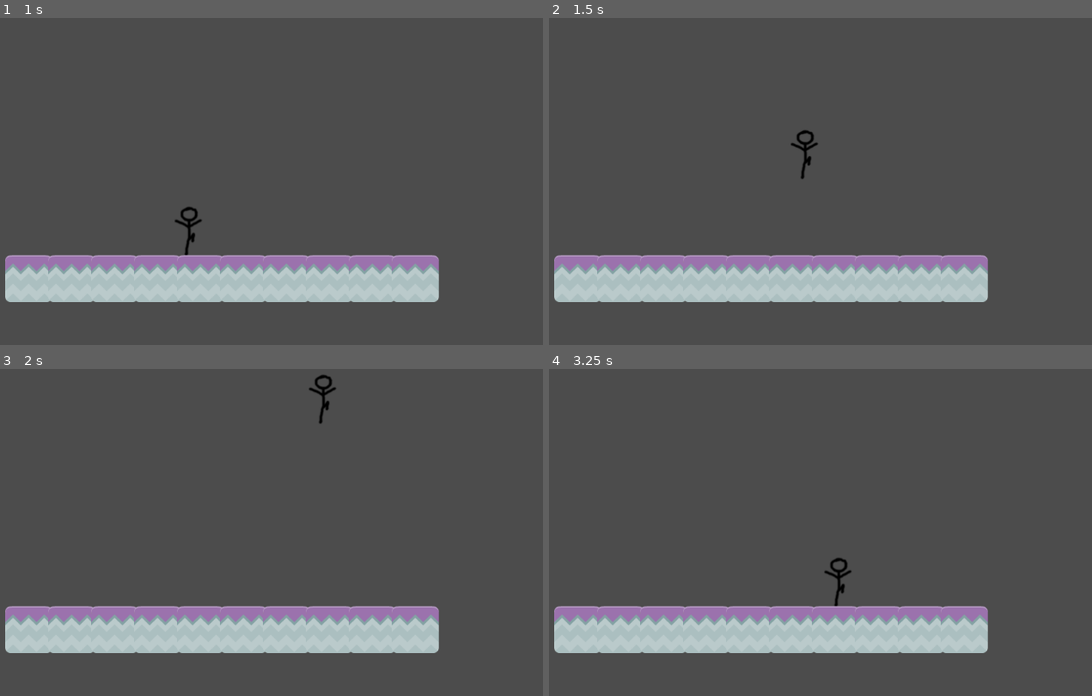
Above: before the commit, frames 1-4 (two rows, left to right).
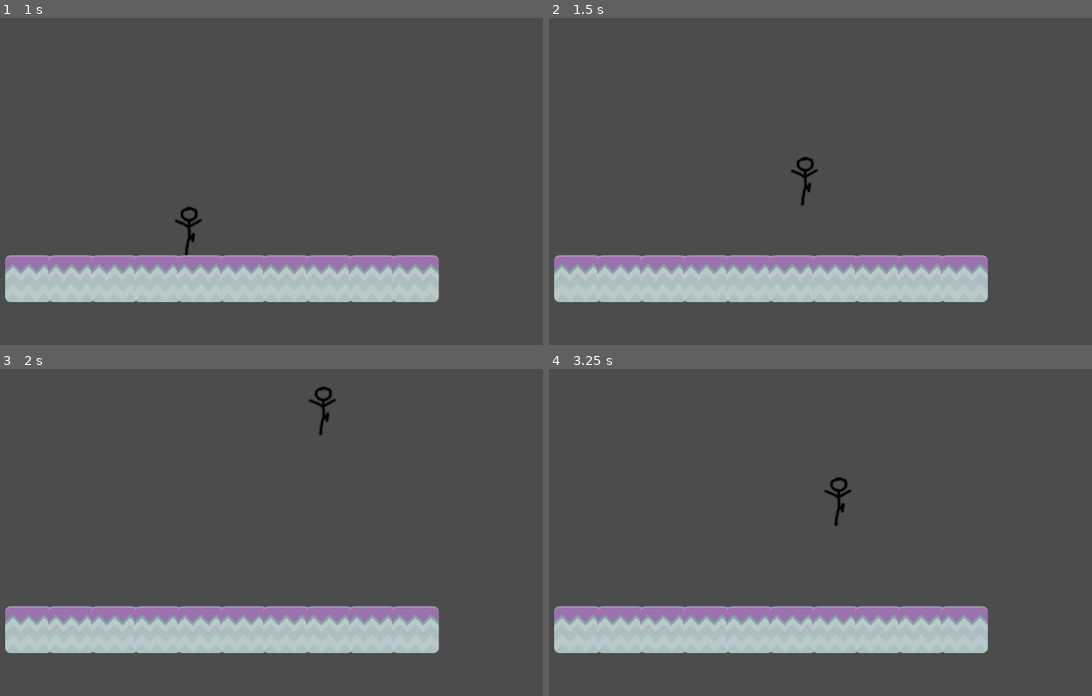
Above: after the commit, the same moments.

Repository: Hermitao/Jump-Jump
Game: Godot game, scene res://MainScene.tscn
The game is run twice, just before and just after one commit, with the same random seed, the same clock (stepped at 60 frames per second) and the same inputs.
Inputs:
- Up to frame 1 (1 s): hold D (right) from 0.53 s (still down); hold Space (jump) from 0.53 s (still down)
- Up to frame 2 (1.5 s): keep holding D (right); tap Enter at 1.25 s; release Space (jump) at 1.28 s; tap Space (jump) at 1.35 s
- Up to frame 3 (2 s): keep holding D (right); tap Space (jump) at 1.52, 1.82 s
- Up to frame 4 (3.25 s): release D (right) at 2.03 s; hold A (left) 2.03-2.78 s; hold Space (jump) 2.03-2.78 s; hold D (right) from 2.78 s (still down); tap Space (jump) at 2.85, 3.02 s

Frame 1 is identical in both runs. In frame 2, 0.3% of the frame differs, in the area x 44-50%, y 34-58%; in frame 3, 0.3%; in frame 4, 0.4%, in the area x 50-56%, y 33-73%.

Commit message:
Reorganized assets and fixed player jump.

Diff:
--- a/MainScene.tscn
+++ b/MainScene.tscn
@@ -1,8 +1,8 @@
 [gd_scene load_steps=6 format=2]
 
-[ext_resource path="res://Assets/Sprites/StickDude.png" type="Texture" id=1]
-[ext_resource path="res://Assets/Sprites/BadDude.png" type="Texture" id=2]
-[ext_resource path="res://PlayerController.gd" type="Script" id=3]
+[ext_resource path="res://Player/StickDude.png" type="Texture" id=1]
+[ext_resource path="res://BadDude/BadDude.png" type="Texture" id=2]
+[ext_resource path="res://Player/PlayerController.gd" type="Script" id=3]
 [ext_resource path="res://TileSet.tres" type="TileSet" id=5]
 
 [sub_resource type="RectangleShape2D" id=1]
--- a/PlayerController.gd
+++ b/Player/PlayerController.gd
@@ -14,11 +14,9 @@
 
 	var left = Input.is_action_pressed('left')
 	var right = Input.is_action_pressed('right')
-	var jump = Input.is_action_pressed('jump')
+	var jump = Input.is_action_just_pressed('jump')
 
-
-	if (is_on_floor() and Input.is_action_just_released("jump")):
-		print("My ass")
+	if (is_on_floor() and jump):
 		velocity.y = -jumpSpeed
 	if (left):
 		velocity.x -= speed
@@ -31,5 +29,4 @@
 
 	get_input()
 
-	if (!is_on_floor()):
-		velocity += GRAVITY_VECTOR * delta
+	velocity += GRAVITY_VECTOR * delta
Renamed: Assets/Sprites/BadDude.png -> BadDude/BadDude.png
Not shown, changed: BadDude/BadDude.png.import
Renamed: Assets/Sprites/StickDude.png -> Player/StickDude.png
Not shown, changed: Player/StickDude.png.import
